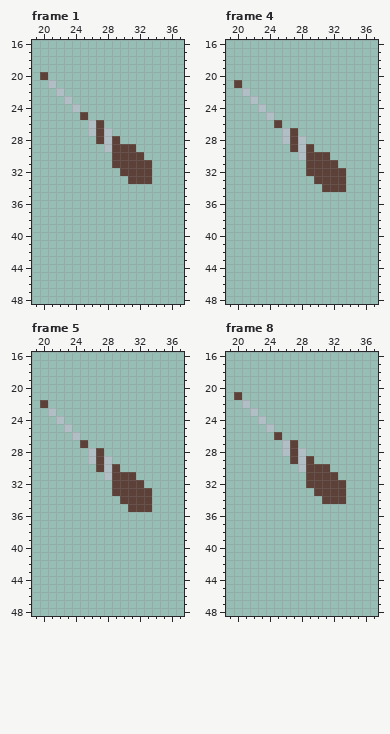
File history of a pixel-art file, The Fallen Guardian/Assets/Art/Characters/Player/Idle/Player_Idle_Up.aseprite. The picture above was drawn from the file before the commit.
64x64 pixels, 8 frames. Shown: frame 1: x 19..37, y 16..48; frame 4: x 19..37, y 16..48; frame 5: x 19..37, y 16..48; frame 8: x 19..37, y 16..48. The commit also changed other frames, which this record leaves out.
The result:
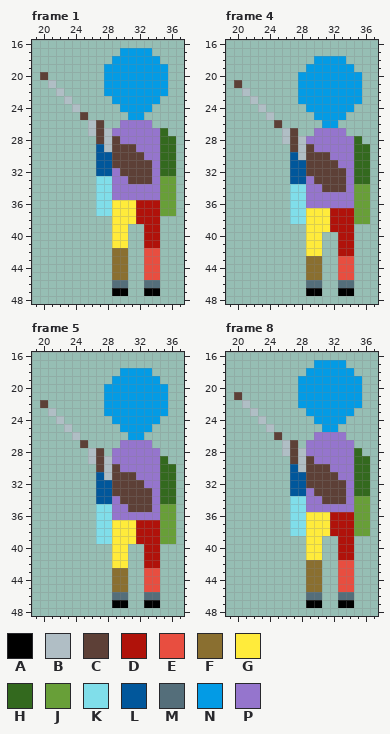
Palette (. is transparent): A #000000  B #b0bec5  C #5d4037  D #b0120a  E #e84e40  F #8a6f30  G #ffeb3b  H #33691e  J #689f38  K #80deea  L #01579b  M #546e7a  N #039be5  P #9575cd
Difference:
layer "Parts/Right Leg" added
layer "Parts/Left Leg" added
layer "Parts/Right Arm" added
layer "Parts/Left Arm" added
layer "Parts/Chest" added
layer "Parts/Head" added
Frame 1:
y 17: x 30..33 .... -> NNNN
y 18: x 29..34 ...... -> NNNNNN
y 19..22: x 28..35 ........ -> NNNNNNNN
y 23: x 29..34 ...... -> NNNNNN
y 24: x 30..33 .... -> NNNN
y 25: x 31..32 .. -> NN
y 26: x 30..33 .... -> PPPP
y 27: x 29..35 ....... -> PPPPPPH
y 28: x 30..36 ....... -> PPPPPHH
y 29: x 27 . -> L; x 32..36 ..... -> PPPHH
y 30: x 27..28 .. -> LL; x 33..36 .... -> PPHH
y 31: x 27..28 .. -> LL; x 34..36 ... -> PHH
y 32: x 27..29 ... -> LLP; x 34..36 ... -> PHH
y 33: x 27..30 .... -> KKPP; x 34..36 ... -> PJJ
y 34..35: x 27..36 .......... -> KKPPPPPPJJ
y 36..37: x 27..36 .......... -> KKGGGDDDJJ
y 38: x 29..34 ...... -> GGGDDD
y 39..41: x 29..30 .. -> GG; x 33..34 .. -> DD
y 42..45: x 29..30 .. -> FF; x 33..34 .. -> EE
y 46: x 29..30 .. -> MM; x 33..34 .. -> MM
y 47: x 29..30 .. -> AA; x 33..34 .. -> AA
Frame 4:
y 18: x 30..33 .... -> NNNN
y 19: x 29..34 ...... -> NNNNNN
y 20..23: x 28..35 ........ -> NNNNNNNN
y 24: x 29..34 ...... -> NNNNNN
y 25: x 30..33 .... -> NNNN
y 26: x 31..32 .. -> NN
y 27: x 30..33 .... -> PPPP
y 28: x 29..35 ....... -> PPPPPPH
y 29: x 30..36 ....... -> PPPPPHH
y 30: x 27 . -> L; x 32..36 ..... -> PPPHH
y 31: x 27..28 .. -> LL; x 33..36 .... -> PPHH
y 32: x 27..28 .. -> LL; x 34..36 ... -> PHH
y 33: x 27..29 ... -> LLP; x 34..36 ... -> PHH
y 34: x 27..30 .... -> KKPP; x 34..36 ... -> PJJ
y 35..36: x 27..36 .......... -> KKPPPPPPJJ
y 37..38: x 27..36 .......... -> KKGGGDDDJJ
y 39: x 29..34 ...... -> GGGDDD
y 40..42: x 29..30 .. -> GG; x 33..34 .. -> DD
y 43..45: x 29..30 .. -> FF; x 33..34 .. -> EE
y 46: x 29..30 .. -> MM; x 33..34 .. -> MM
y 47: x 29..30 .. -> AA; x 33..34 .. -> AA
Frame 5:
y 18: x 30..33 .... -> NNNN
y 19: x 29..34 ...... -> NNNNNN
y 20..23: x 28..35 ........ -> NNNNNNNN
y 24: x 29..34 ...... -> NNNNNN
y 25: x 30..33 .... -> NNNN
y 26: x 31..32 .. -> NN
y 27: x 30..33 .... -> PPPP
y 28: x 29..34 ...... -> PPPPPP
y 29: x 29..35 ....... -> PPPPPPH
y 30: x 30..36 ....... -> PPPPPHH
y 31: x 27 . -> L; x 32..36 ..... -> PPPHH
y 32: x 27..28 .. -> LL; x 33..36 .... -> PPHH
y 33: x 27..28 .. -> LL; x 34..36 ... -> PHH
y 34: x 27..29 ... -> LLP; x 34..36 ... -> PHH
y 35: x 27..30 .... -> KKPP; x 34..36 ... -> PJJ
y 36: x 27..36 .......... -> KKPPPPPPJJ
y 37..39: x 27..36 .......... -> KKGGGDDDJJ
y 40..42: x 29..30 .. -> GG; x 33..34 .. -> DD
y 43..45: x 29..30 .. -> FF; x 33..34 .. -> EE
y 46: x 29..30 .. -> MM; x 33..34 .. -> MM
y 47: x 29..30 .. -> AA; x 33..34 .. -> AA
Frame 8:
y 17: x 30..33 .... -> NNNN
y 18: x 29..34 ...... -> NNNNNN
y 19..22: x 28..35 ........ -> NNNNNNNN
y 23: x 29..34 ...... -> NNNNNN
y 24: x 30..33 .... -> NNNN
y 25: x 31..32 .. -> NN
y 26: x 30..33 .... -> PPPP
y 27: x 29..34 ...... -> PPPPPP
y 28: x 29..35 ....... -> PPPPPPH
y 29: x 30..36 ....... -> PPPPPHH
y 30: x 27 . -> L; x 32..36 ..... -> PPPHH
y 31: x 27..28 .. -> LL; x 33..36 .... -> PPHH
y 32: x 27..28 .. -> LL; x 34..36 ... -> PHH
y 33: x 27..29 ... -> LLP; x 34..36 ... -> PHH
y 34: x 27..30 .... -> KKPP; x 34..36 ... -> PJJ
y 35: x 27..36 .......... -> KKPPPPPPJJ
y 36..38: x 27..36 .......... -> KKGGGDDDJJ
y 39..41: x 29..30 .. -> GG; x 33..34 .. -> DD
y 42..45: x 29..30 .. -> FF; x 33..34 .. -> EE
y 46: x 29..30 .. -> MM; x 33..34 .. -> MM
y 47: x 29..30 .. -> AA; x 33..34 .. -> AA
Pixel boxes of the changes (left, top, right, bottom) in both pictures:
added: (96, 48, 176, 296)
added: (290, 56, 370, 296)
added: (96, 368, 176, 608)
added: (290, 360, 370, 608)
